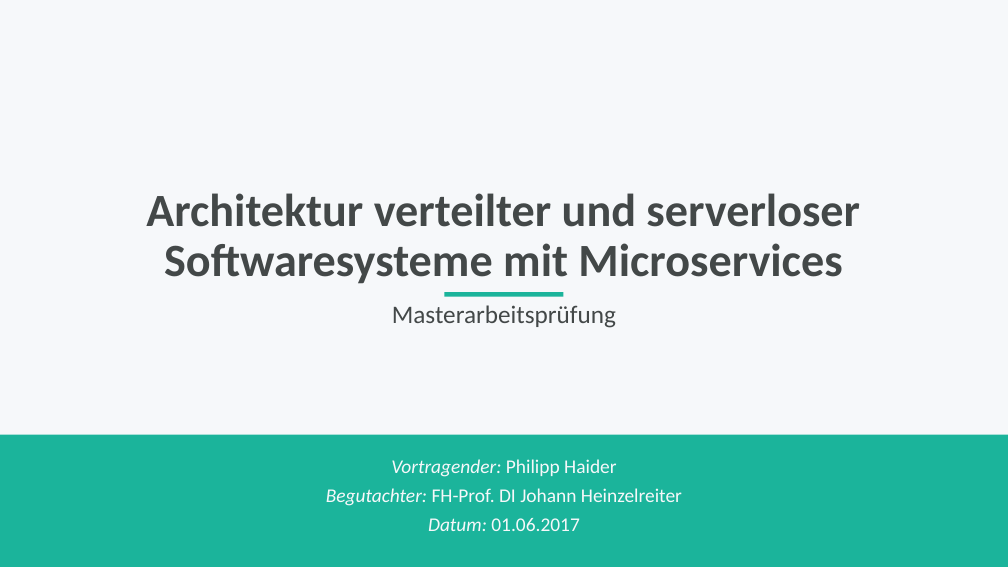
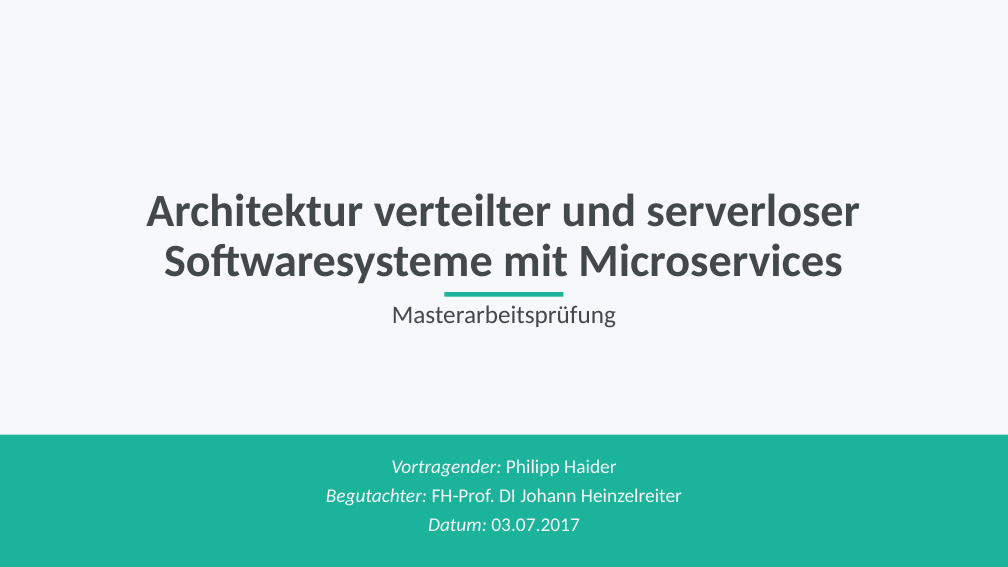
Before and after one commit to pihai/master-thesis, a slide deck: slide 1 of presentation/20170106-master-defense.pptx. Drawn at 1008x567 pixels with LibreOffice and Linux fonts; fonts in the diff are those of the drawing. Boxes give left, top, right and bottom in pixels: in the first picture for what was removed or moved away, otherwise in the second. Text is boxed around its words. In the diff, an @@ line names an element or a change of style, - is before the commit and + after.

```diff
--- a/presentation/20170106-master-defense.pptx
+++ b/presentation/20170106-master-defense.pptx
@@ text at [428,518,579,531]: text changed @@
-Datum: 01.06.2017
+Datum: 03.07.2017
```
Also in this commit, not shown: 12 other slides changed.
